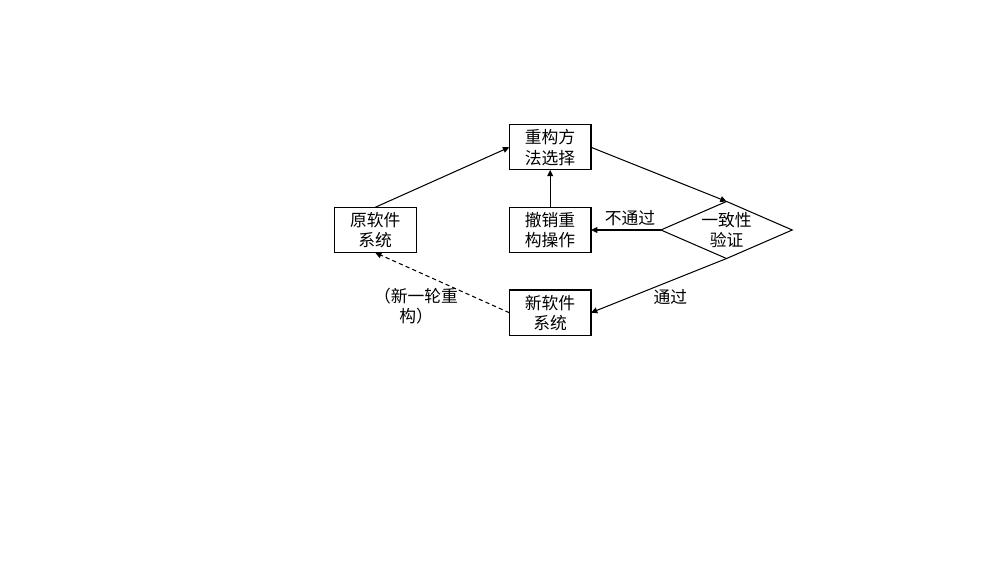
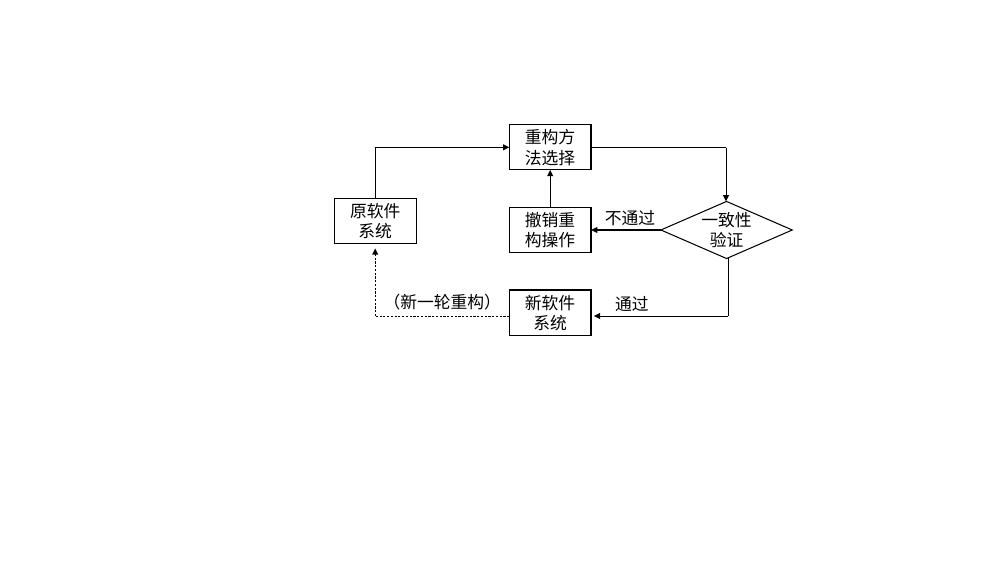
Before and after one commit to XuSihan/Thesis, a slide deck: slide 2 of image/maintenance.pptx (slide 1 before the commit). Drawn at 1008x567 pixels with LibreOffice and Linux fonts; fonts in the diff are those of the drawing. Boxes give left, top, right and bottom in pixels: in the first picture for what was removed or moved away, otherwise in the second. Text is boxed around its words. In the diff, an @@ line names an element or a change of style, - is before the commit and + after.

```diff
--- a/image/maintenance.pptx
+++ b/image/maintenance.pptx
@@ arrow moved from (375, 207) - (510, 147) to (375, 147) - (510, 147) @@
@@ arrow (375, 147) - (510, 147): stroke #000000 1 pt to #000000 0.5 pt @@
@@ line added from (375, 198) to (375, 147), #000000 0.5 pt @@
@@ arrow moved from (591, 147) - (727, 201) to (591, 147) - (726, 147) @@
@@ arrow (591, 147) - (726, 147): arrow to line; stroke #000000 1 pt to #000000 0.5 pt @@
@@ arrow added from (726, 147) to (726, 201), #000000 0.5 pt @@
@@ rectangle "原软件系统": place and size @@
-rectangle "原软件系统" at box(334, 207, 416, 253)
+rectangle "原软件系统" at box(334, 198, 416, 243)
@@ arrow added from (375, 316) to (375, 249), #000000 0.5 pt dashed @@
@@ line added from (728, 257) to (728, 316), #000000 0.5 pt @@
@@ text "（新一轮重构）" rewrapped from box(374, 285, 458, 324) to box(384, 293, 501, 310) @@
@@ text "通过": place and size @@
-text "通过" at box(654, 286, 688, 304)
+text "通过" at box(615, 296, 649, 311)
@@ arrow moved from (510, 313) - (375, 253) to (510, 316) - (375, 316) @@
@@ arrow (510, 316) - (375, 316): arrow to line; stroke #000000 1 pt dashed to #000000 0.5 pt dashed @@
@@ arrow moved from (727, 259) - (591, 313) to (728, 316) - (594, 316) @@
@@ arrow (728, 316) - (594, 316): stroke #000000 1 pt to #000000 0.5 pt @@
```
Also in this commit, not shown: 2 other slides changed, 2 slides added, 16 other files.
